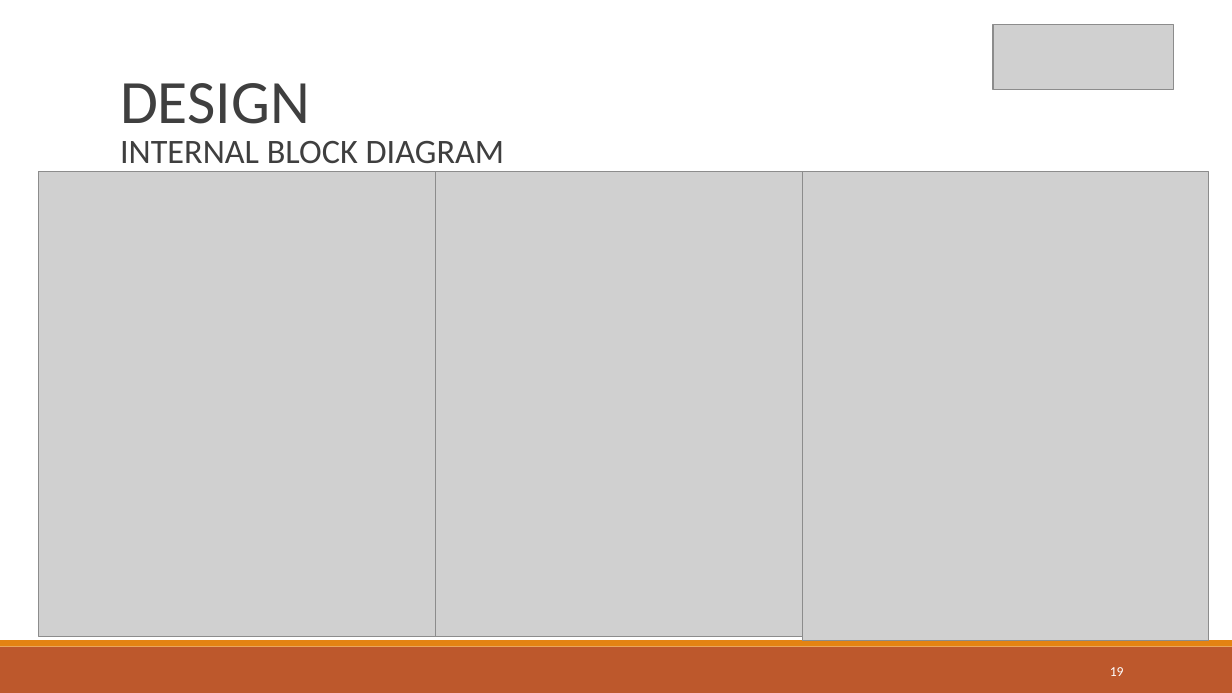
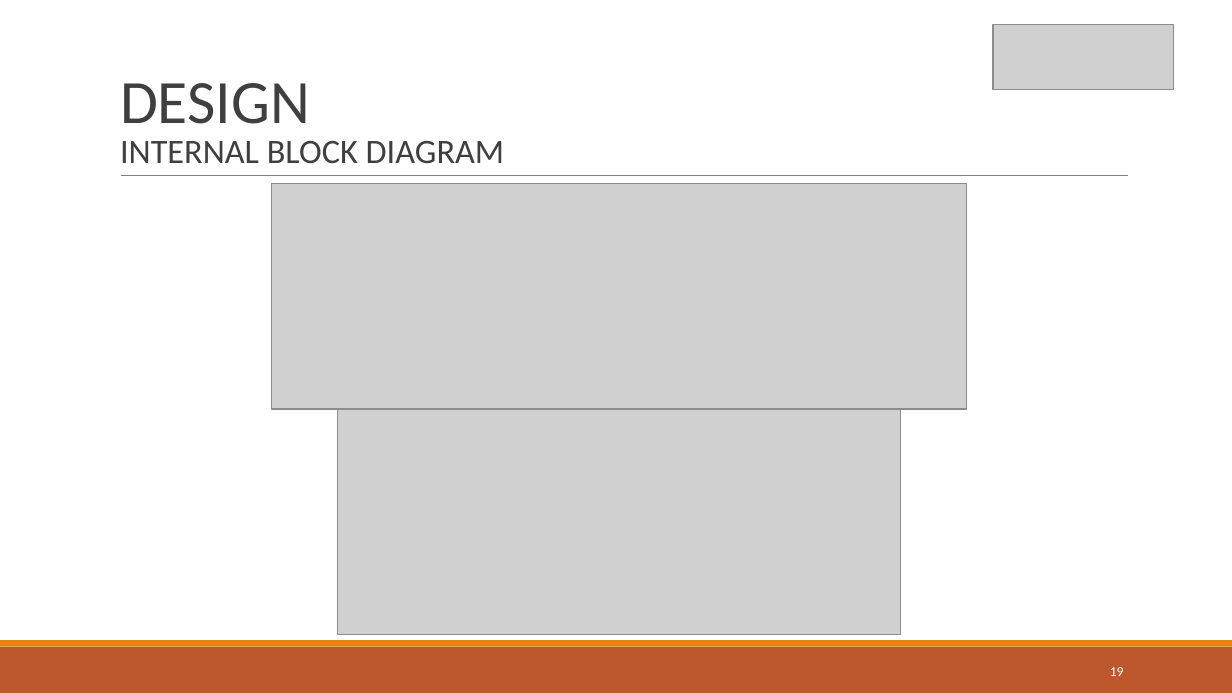
Before and after one commit to akash-cs13/ESE-Sem1, a slide deck: slide 19 of SEMESTER PROJECT-ESE.pptx. Drawn at 1232x693 pixels with LibreOffice and Linux fonts; fonts in the diff are those of the drawing; grey boxes stand for pictures. Boxes give left, top, right and bottom in pixels: in the first picture for what was removed or moved away, otherwise in the second. Text is boxed around its words. In the diff, an @@ line names an element or a change of style, - is before the commit and + after.

```diff
--- a/SEMESTER PROJECT-ESE.pptx
+++ b/SEMESTER PROJECT-ESE.pptx
@@ picture removed at (x1=39, y1=171, x2=436, y2=637) @@
@@ picture removed at (x1=435, y1=171, x2=802, y2=637) @@
@@ picture removed at (x1=802, y1=171, x2=1209, y2=641) @@
@@ picture added at (x1=271, y1=184, x2=967, y2=409) @@
@@ picture added at (x1=338, y1=409, x2=901, y2=634) @@
```
Also in this commit, not shown: 17 other slides changed, 2 slides added, 1 slide removed.
